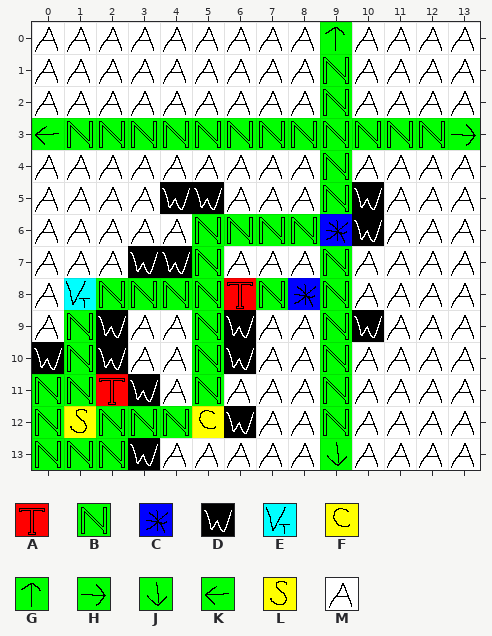
An edit to a level. Tiled map (JSON), assets/levels/tutorial.json. Above: the version before the commit.
Cells are 32x32 px. Shown: x 0..13, y 0..13.
Key: from "tileset": A 0 "trap", B 1 "normal", C 2 "award", D 3 "wall", E 4 "visionTrap", F 7 "checkpoint", G 8 "exitNorth", H 9 "exitEast", J 10 "exitSouth", K 11 "exitWest", L 62 "spawn", M 63 "air".
_ is an empty cell.
Layer "tiles" before, first column x 0:
 0 MMMMMMMMMGMMMM
 1 MMMMMMMMMBMMMM
 2 MMMMMMMMMBMMMM
 3 KBBBBBBBBBBBBH
 4 MMMMMMMMMBMMMM
 5 MMMMDDMMMBDMMM
 6 MMMMMBBBBCDMMM
 7 MMMDDBMMMBMMMM
 8 MEBBBBABCBMMMM
 9 MBDMMBDMMBDMMM
10 DBDMMBDMMBMMMM
11 BBADMBMMMBMMMM
12 BLBBBFDMMBMMMM
13 BBBDMMMMMJMMMM
And afterwards:
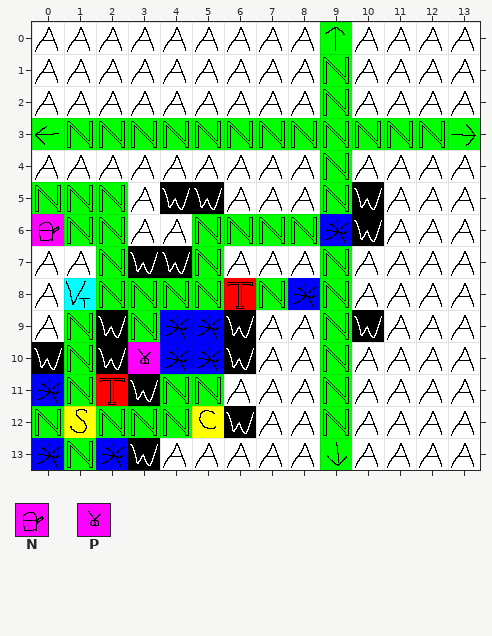
Further tiles: from "tileset": N 14 "itemWater", P 16 "itemScissors".
Changes in this commit:
Changed rows in their new state; . is an unchanged cell.
Layer "tiles":
first column x 0:
 5 BBB...
 6 NBB...
 7 ..B...
 9 ...BCC
10 ...PCC
11 C...B.
13 C.C...
Changed places in both pictures, as pixel boxes (x1, y1, x2, y2):
changed: (32, 182, 128, 278)
changed: (128, 310, 224, 406)
changed: (32, 374, 64, 406)
changed: (32, 438, 64, 470)
changed: (96, 438, 128, 470)
